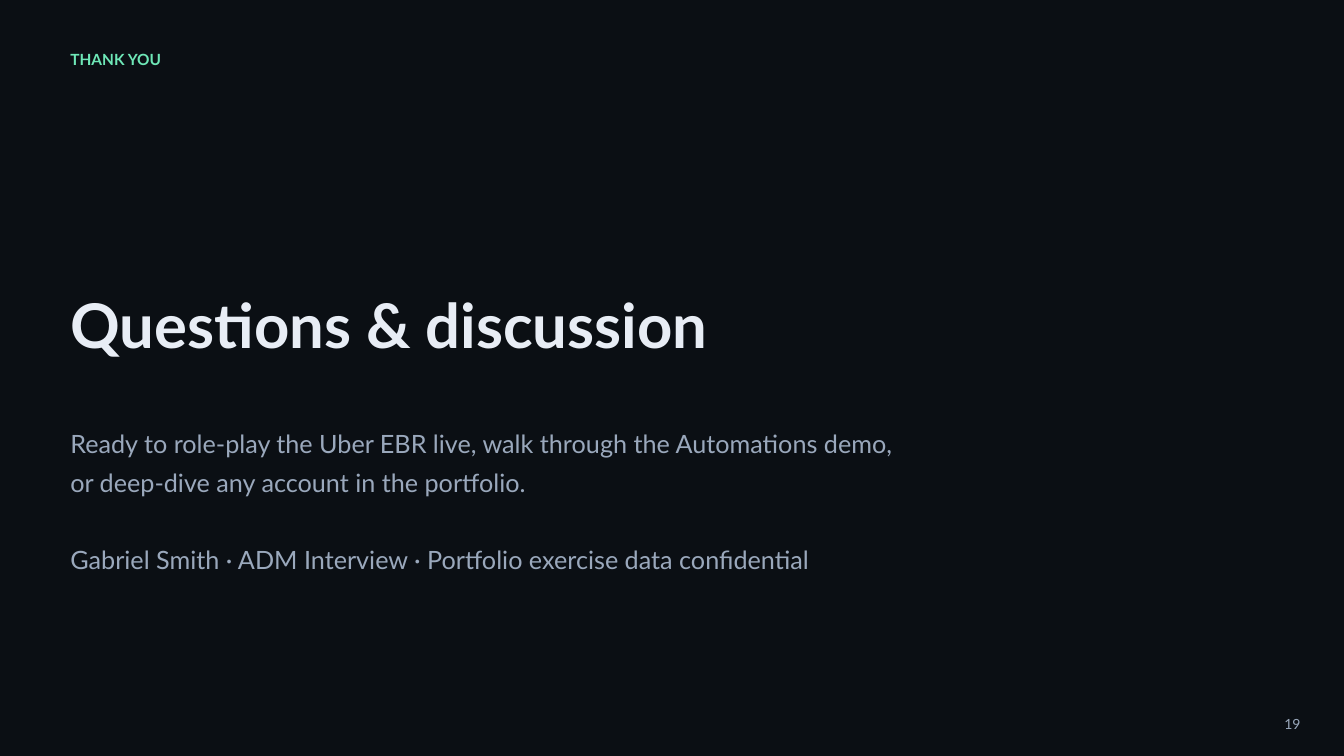
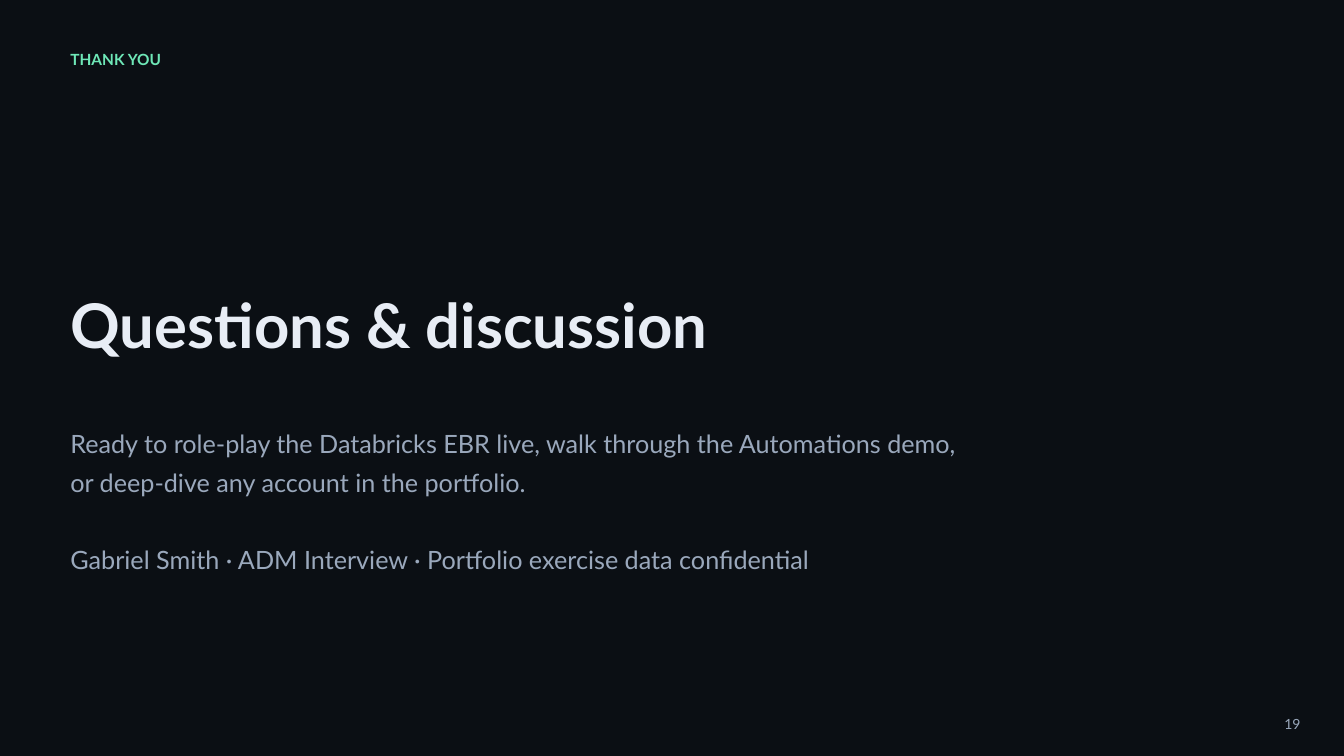
Before and after one commit to gsmith432/DEMO-blender, a slide deck: slide 19 of ebr-interview-deck/Executive_Business_Review_ADM_Interview.pptx. Drawn at 1344x756 pixels with LibreOffice and Linux fonts; fonts in the diff are those of the drawing. Boxes give left, top, right and bottom in pixels: in the first picture for what was removed or moved away, otherwise in the second. Text is boxed around its words. In the diff, an @@ line names an element or a change of style, - is before the commit and + after.

```diff
--- a/ebr-interview-deck/Executive_Business_Review_ADM_Interview.pptx
+++ b/ebr-interview-deck/Executive_Business_Review_ADM_Interview.pptx
@@ text at (70, 434, 955, 458): text changed @@
-Ready to role-play the Uber EBR live, walk through the Automations demo,
+Ready to role-play the Databricks EBR live, walk through the Automations demo,
```
Also in this commit, not shown: 9 other slides changed, 4 slides added, 4 slides removed, 1 other file.
